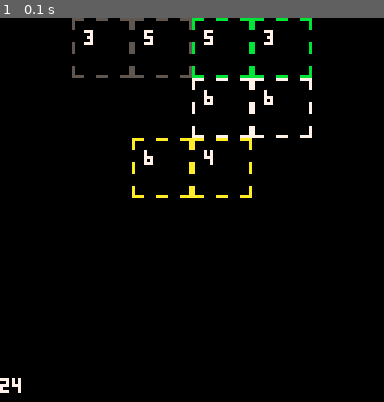
Above: before the commit, frame 1.
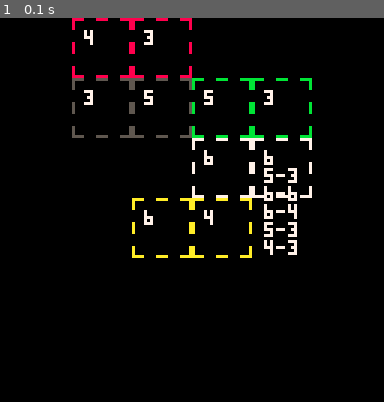
Above: after the commit, the same moment.

Repository: shen-sat/pips
Game: PICO-8 cartridge game.p8
Same seed, same stepped clock (60 frames per second), same inputs: the game is played once before the commit and once after it.
Inputs:
- Up to frame 1 (0.1 s): no input

The runs differ from the first frame. In frame 1, 4.9% of the frame differs, in the area x 0-82%, y 0-98%.

Commit message:
Add basic dominoes

Diff:
--- a/board/init_board.lua
+++ b/board/init_board.lua
@@ -49,7 +49,7 @@
     end
 
     -- 2. Place the remaining dominoes
-    for d = 2, NUM_DOMINOES do
+    for d = 2, #DOMINO_COLORS do
       local possible_placements = {}
       for x=1, GRID_W do
         for y=1, GRID_H do
--- a/domino/init_domino.lua
+++ b/domino/init_domino.lua
@@ -1,6 +1,11 @@
-function init_domino(pip1, pip2, color)
+function init_domino(value_one, value_two)
   -- Domino object with state and methods will go here
   -- Placeholder for now
-  local domino = {}
-  return domino
+  values = {value_one, value_two}
+  local index = flr(rnd(2)) + 1
+
+  local first_value = values[index]
+  local second_value = values[3 - index]
+
+  return {first_value, second_value}
 end
--- /dev/null
+++ b/domino/init_dominoes.lua
@@ -0,0 +1,33 @@
+function init_dominoes(cells)
+  dominoes = {}
+  checked_colors = {}
+  for cell in all(cells) do
+    local color = cell.color
+    if (color == 0) or in_table(checked_colors, color) then
+      goto next
+    end
+
+    local first_value = cell.value
+
+    for i=1, #cells do
+      local other_cell = cells[i]
+      if (not (other_cell == cell)) and (other_cell.color == color) then
+        local second_value = other_cell.value
+        add(dominoes, init_domino(first_value, second_value))
+        add(checked_colors, color)
+        break
+      end
+    end
+    ::next::
+  end
+
+  return shuffle_table(dominoes)
+end
+
+function shuffle_table(table)
+  for i = #table, 2, -1 do
+    local j = flr(rnd(i)) + 1
+    table[i], table[j] = table[j], table[i]
+  end
+  return table
+end
--- a/game.p8
+++ b/game.p8
@@ -5,6 +5,7 @@
 #include cell/init_cell.lua
 #include cell/init_cells.lua
 #include board/init_board.lua
+#include domino/init_dominoes.lua
 #include domino/init_domino.lua
 -- A list of colors to assign to each domino for visualization
 DOMINO_COLORS = {
@@ -12,22 +13,20 @@
   11, -- 2: light blue
   10, -- 3: green
   5,  -- 4: red
+  8,  -- 4: red
 }
 
 GRID_W = 4
 GRID_H = 4
 CELL_SIZE = 20
-NUM_DOMINOES = #DOMINO_COLORS
 
 function _init()
-  local board = init_board(GRID_W, GRID_H, NUM_DOMINOES, DOMINO_COLORS)
+  local board = init_board()
   cells = init_cells(board)
+  dominoes = init_dominoes(cells)
 end
 
 function _update()
-  if btnp(4) then
-    board = init_board(GRID_W, GRID_H, NUM_DOMINOES, DOMINO_COLORS)
-  end
 end
 
 function _draw()
@@ -35,5 +34,8 @@
   for cell in all(cells) do
     cell:draw()
   end
-  print(shift_x, 0, 120, 7)
+  -- print(#dominoes, 0, 120, 7)
+  for d in all(dominoes) do
+    print(d[1].."-"..d[2])
+  end
 end
--- a/shared.lua
+++ b/shared.lua
@@ -1 +1,8 @@
--- Shared utility functions for pips project
+function in_table(table, item)
+  for i=1, #table do
+    if table[i] == item then
+      return true
+    end
+  end
+  return false
+end
